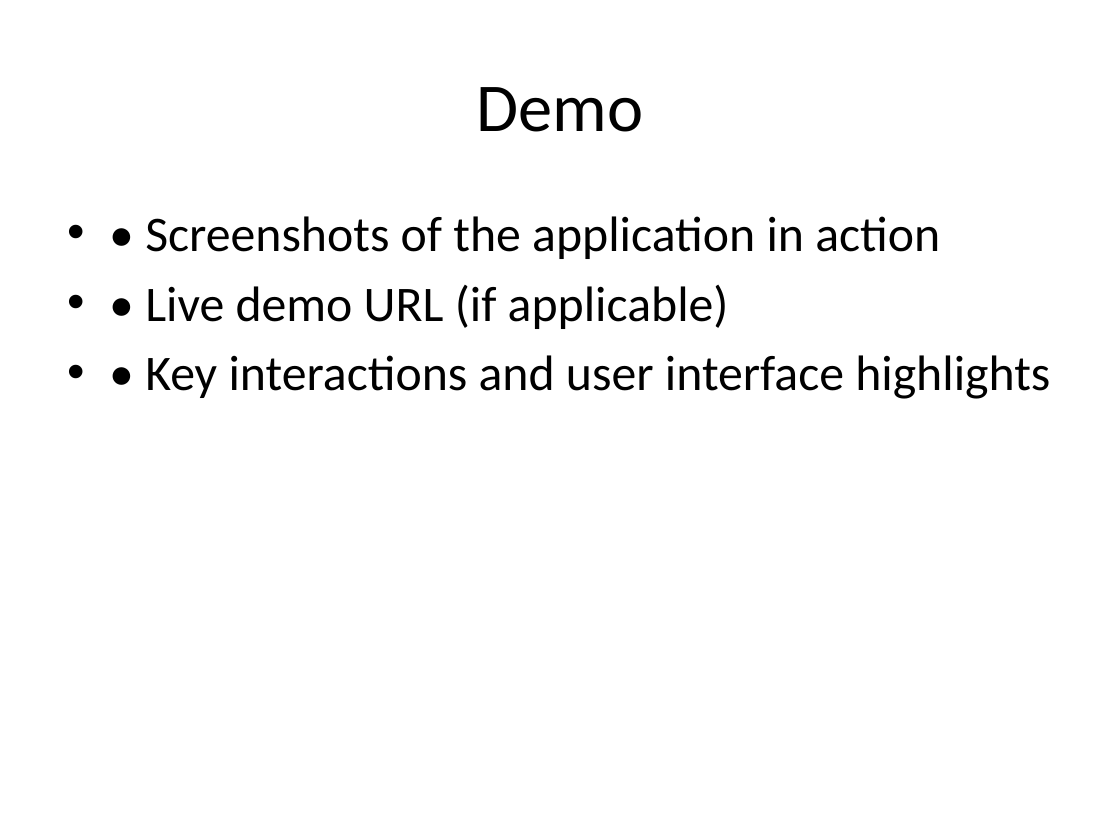
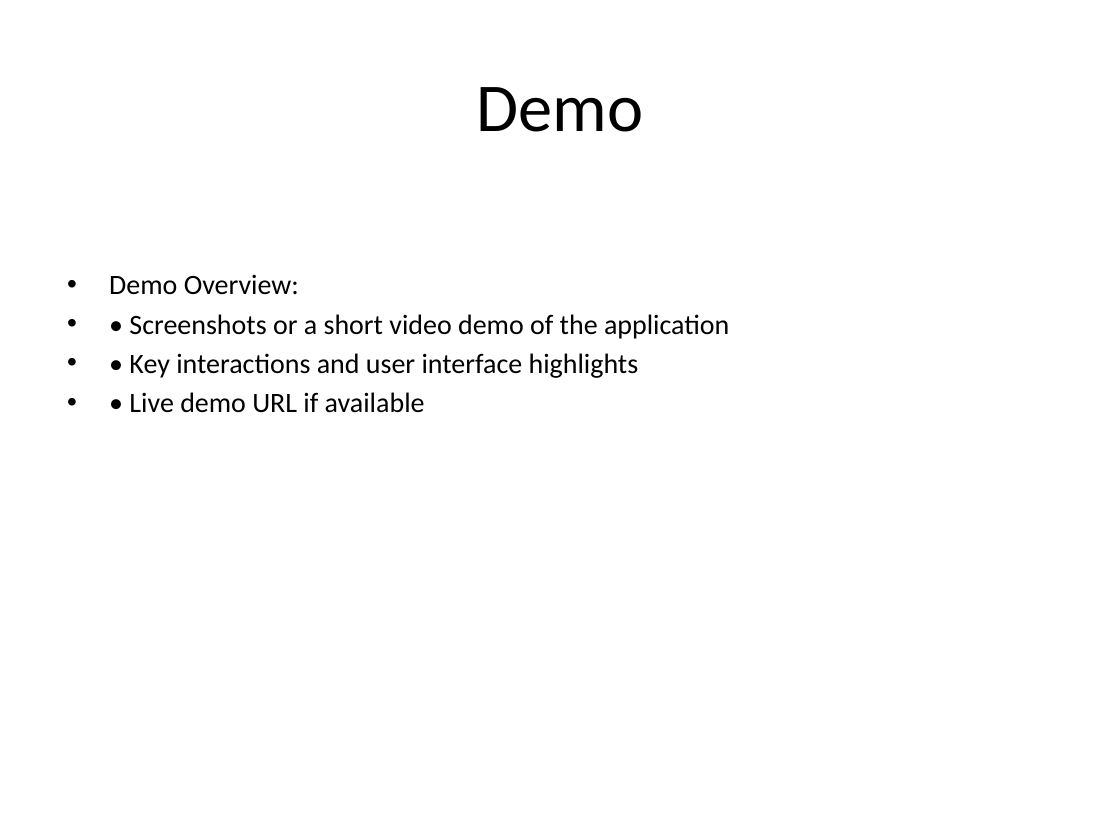
Before and after one commit to MedMoncef/cryptoBank, a slide deck: slide 11 of presentation/CryptoBankPresentation.pptx. Drawn at 1120x840 pixels with LibreOffice and Linux fonts; fonts in the diff are those of the drawing. Boxes give left, top, right and bottom in pixels: in the first picture for what was removed or moved away, otherwise in the second. Text is boxed around its words. In the diff, an @@ line names an element or a change of style, - is before the commit and + after.

```diff
--- a/presentation/CryptoBankPresentation.pptx
+++ b/presentation/CryptoBankPresentation.pptx
@@ text at box(109, 274, 729, 339): text changed; size 32 to 18 pt @@
-• • Screenshots of the application in action
-• • Live demo URL (if applicable)
+• Demo Overview:
+• • Screenshots or a short video demo of the application
@@ text at box(129, 353, 639, 378): size 32 to 18 pt in "• Key interactions and user interface highlights"; less space between paragraphs @@
@@ text at box(129, 392, 425, 413): paragraph added @@
+• • Live demo URL if available
```
Also in this commit, not shown: 10 other slides changed, 20 other files.
